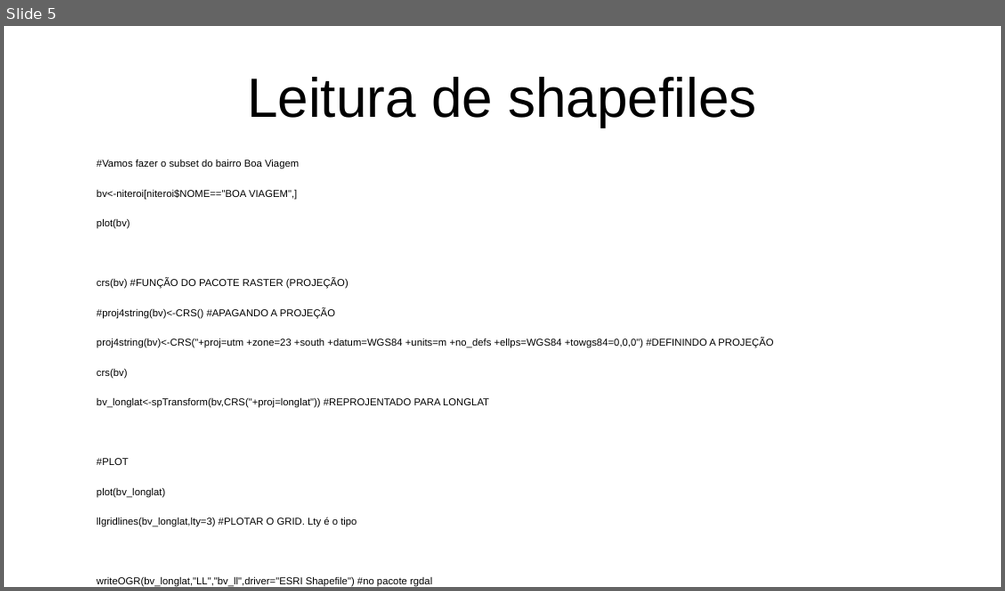
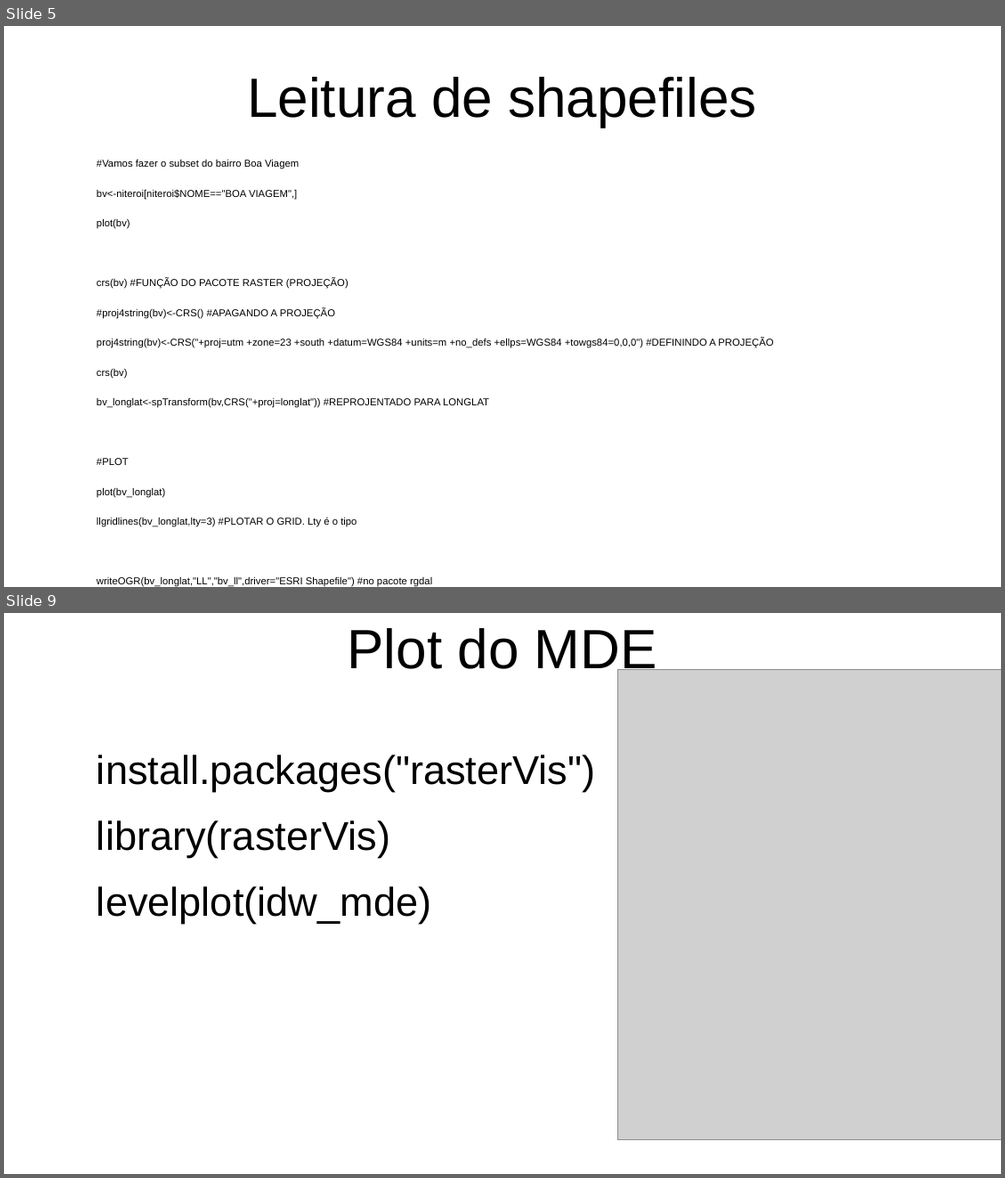
Before and after one commit to pjfernandes/curso_r, a slide deck: aula_4/apresentacao_aula_4.odp. Shown one above the other, each under a label of ours: slide 5 before the commit, slides 5 and 9 after it; the slides between them are not shown. The pictures are 1005x591 and 1005x1178 pixels, drawn with LibreOffice and Linux fonts; fonts in the diff are those of the drawing; grey boxes stand for pictures. Boxes give left, top, right and bottom in pixels: in the first picture for what was removed or moved away, otherwise in the second. Text is boxed around its words. In the diff, an @@ line names an element or a change of style, - is before the commit and + after.

```diff
--- a/aula_4/apresentacao_aula_4.odp
+++ b/aula_4/apresentacao_aula_4.odp
@@ slide 9 added at <box>4,613,1001,1174</box>, background #FFFFFF @@
@@ title added at <box>348,628,657,678</box>, 44 pt, text #000000 @@
+Plot do MDE
@@ picture added at <box>618,670,1001,1141</box> @@
@@ text added at <box>97,755,596,924</box>, 32 pt, text #000000 @@
+install.packages("rasterVis")
+library(rasterVis)
+levelplot(idw_mde)
```
Also in this commit, not shown: 3 other slides added, 9 other files.
